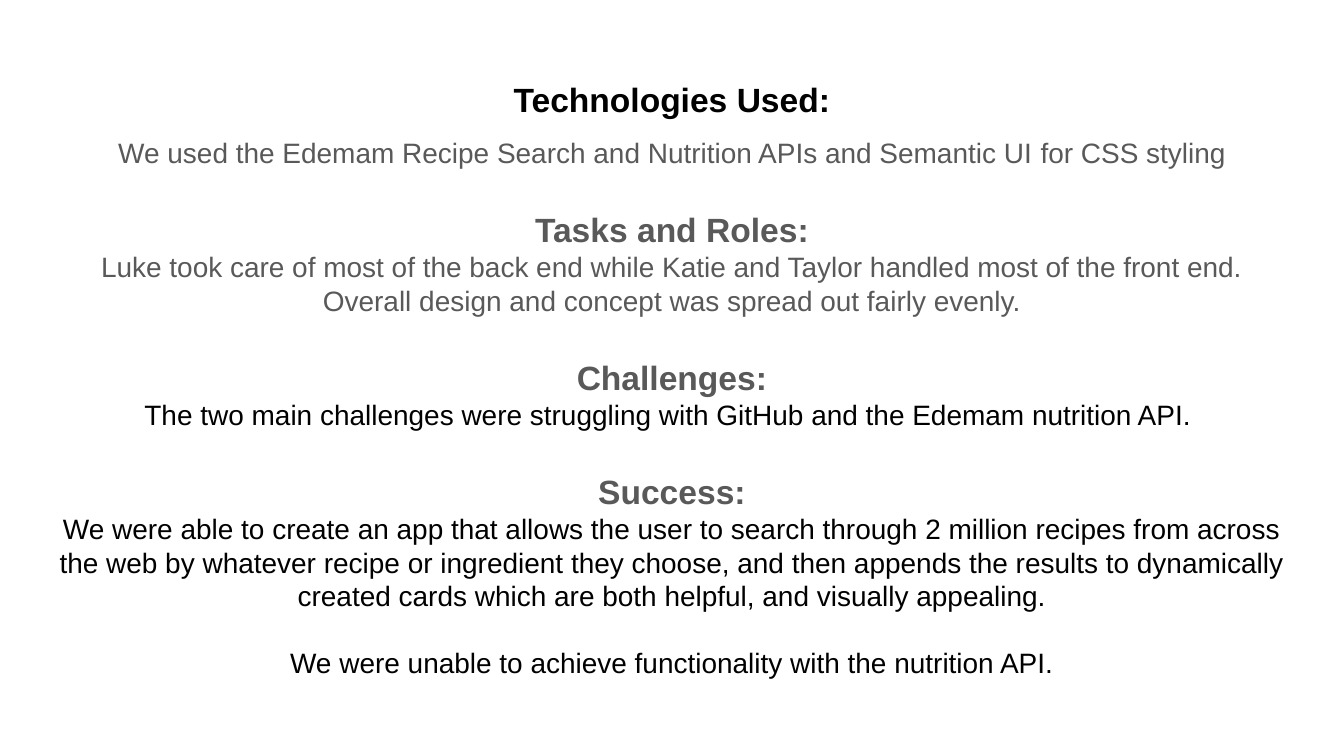
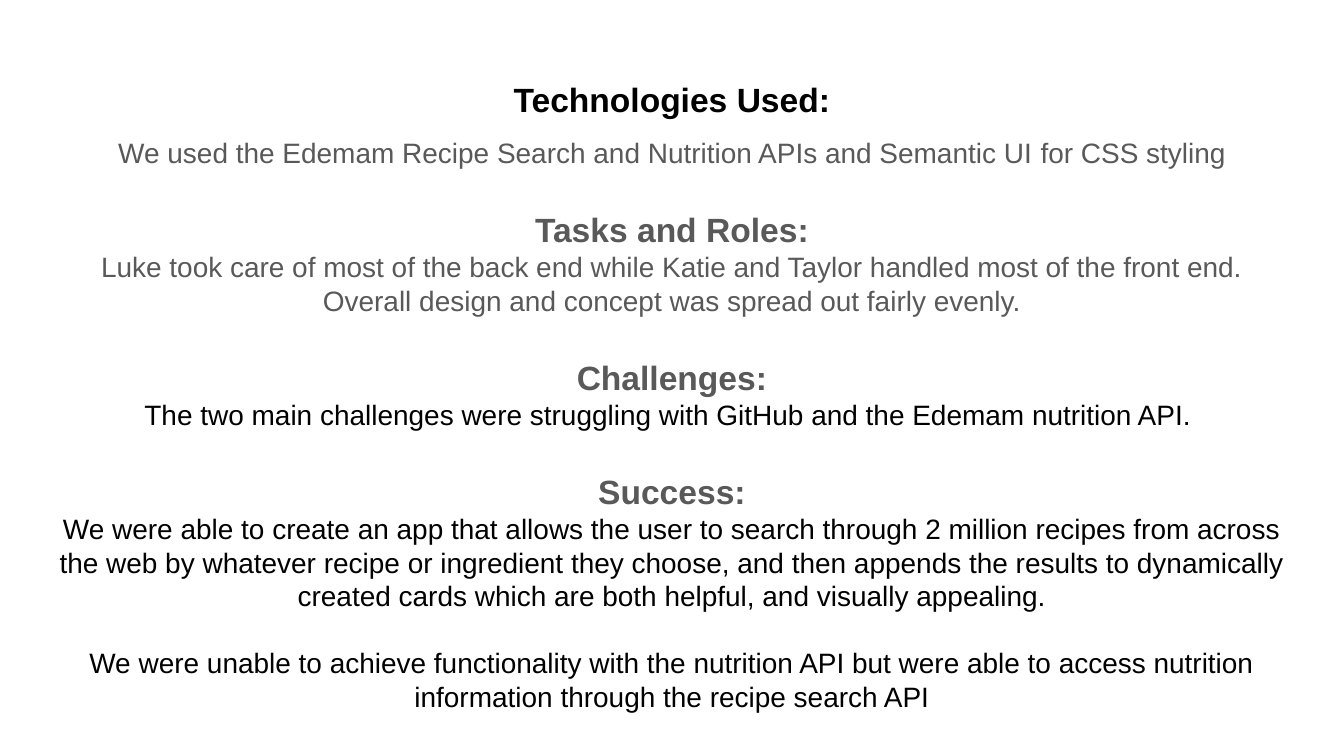
Before and after one commit to trafaelosborn/PizzaBox, a slide deck: slide 4 of Presentation.pptx. Drawn at 1344x756 pixels with LibreOffice and Linux fonts; fonts in the diff are those of the drawing. Boxes give left, top, right and bottom in pixels: in the first picture for what was removed or moved away, otherwise in the second. Text is boxed around its words. In the diff, an @@ line names an element or a change of style, - is before the commit and + after.

```diff
--- a/Presentation.pptx
+++ b/Presentation.pptx
@@ subtitle at <box>60,518,1283,712</box>: text changed @@
-We were able to create an app that allows the user to search through 2 million recipes from across the web by whatever recipe or ingredient they choose, and then appends the results to dynamically created cards which are both helpful, and visually appealing.
-We were unable to achieve functionality with the nutrition API.
+We were able to create an app that allows the user to search through 2 million recipes from across the web by whatever recipe or ingredient they choose, and then appends the results to dynamically created cards which are both helpful, and visually appealing.
+We were unable to achieve functionality with the nutrition API but were able to access nutrition information through the recipe search API
```
Also in this commit, not shown: 1 other slide changed, 1 slide added, 1 slide removed.
